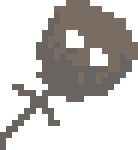
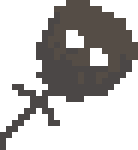
Layer changes from the first 138×150 image to the second:
renamed "Яркость/Контрастность 3" to "Яркость/Контрастность 4", painted on it over (0, 0, 138, 150)
